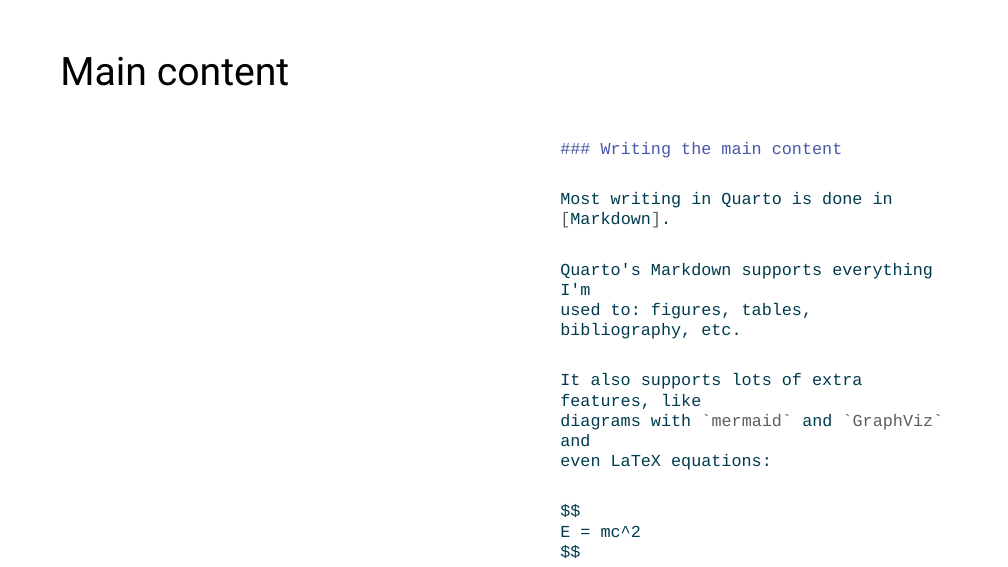
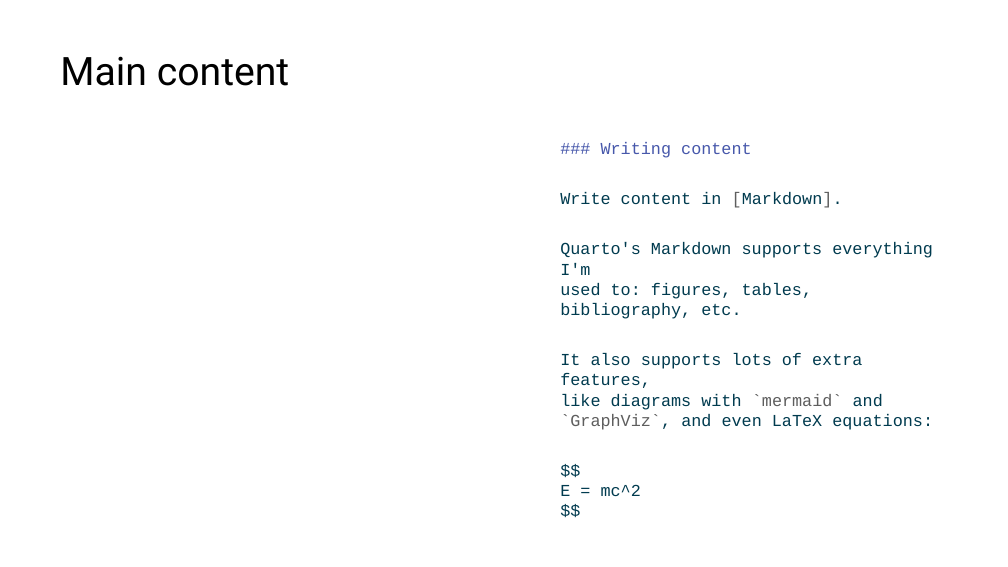
Before and after one commit to lucas-a-meyer/using-quarto, a slide deck: slide 12 of docs/presentation.pptx. Drawn at 1008x567 pixels with LibreOffice and Linux fonts; fonts in the diff are those of the drawing. Boxes give left, top, right and bottom in pixels: in the first picture for what was removed or moved away, otherwise in the second. Text is boxed around its words. In the diff, an @@ line names an element or a change of style, - is before the commit and + after.

```diff
--- a/docs/presentation.pptx
+++ b/docs/presentation.pptx
@@ text at [560, 142, 933, 496]: text changed @@
-### Writing the main content
-Most writing in Quarto is done in [Markdown].
-Quarto's Markdown supports everything I'm
-used to: figures, tables, bibliography, etc.
-It also supports lots of extra features, like
-diagrams with `mermaid` and `GraphViz` and
-even LaTeX equations:
-$$
-E = mc^2
-$$
+### Writing content
+Write content in [Markdown].
+Quarto's Markdown supports everything I'm
+used to: figures, tables, bibliography, etc.
+It also supports lots of extra features,
+like diagrams with `mermaid` and
+`GraphViz`, and even LaTeX equations:
+$$
+E = mc^2
+$$
```
Also in this commit, not shown: 8 other slides changed, 14 other files.
